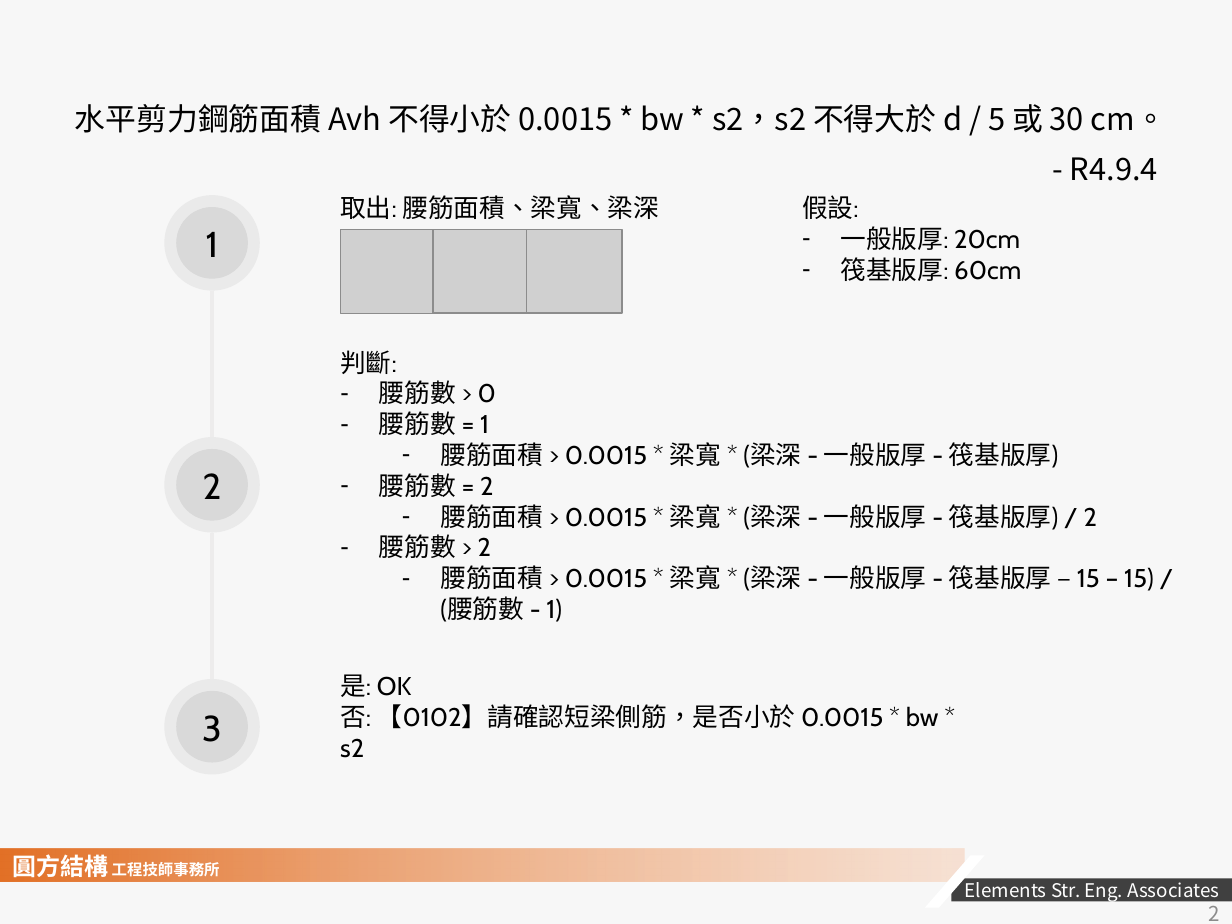
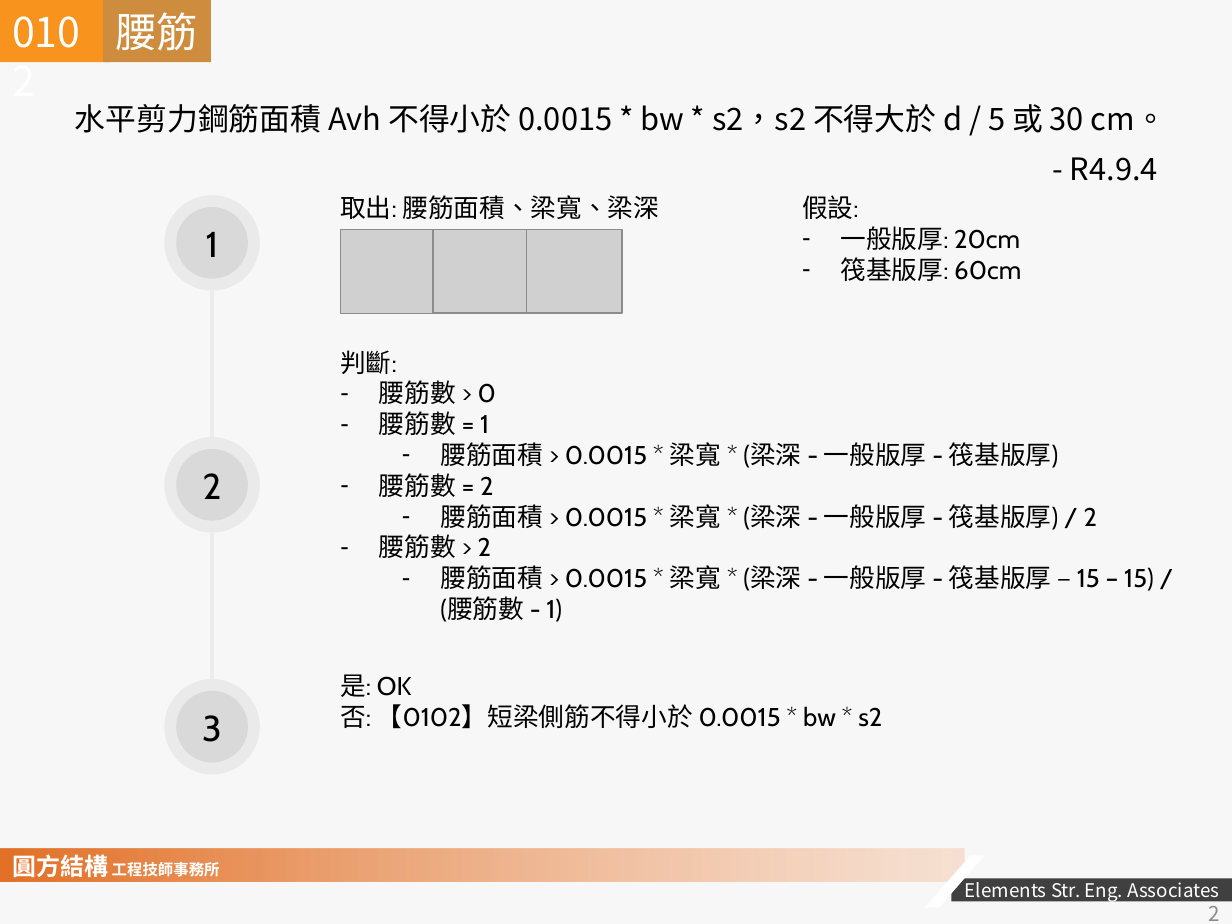
Before and after one commit to skyran1278/VbaProject, a slide deck: slide 2 of 20170524_RCScan/2018-1207 RC SCAN 說明文件.pptx. Drawn at 1232x924 pixels with LibreOffice and Linux fonts; fonts in the diff are those of the drawing; grey boxes stand for pictures; background and template pictures are left out. Boxes give left, top, right and bottom in pixels: in the first picture for what was removed or moved away, otherwise in the second. Text is boxed around its words. In the diff, an @@ line names an element or a change of style, - is before the commit and + after.

```diff
--- a/20170524_RCScan/2018-1207 RC SCAN 說明文件.pptx
+++ b/20170524_RCScan/2018-1207 RC SCAN 說明文件.pptx
@@ rectangle added at (0, 0, 110, 62), fill #F8931D, 24 pt, text #FFFFFF @@
+0102
@@ rectangle added at (103, 0, 212, 62), fill #CE8D3E, 24 pt, text #FFFFFF @@
+腰筋
@@ text at (340, 704, 882, 729): text changed @@
-否: 【0102】請確認短梁側筋，是否小於 0.0015 * bw * s2
+否: 【0102】短梁側筋不得小於 0.0015 * bw * s2
```
Also in this commit, not shown: 5 other slides changed, 17 slides added, 8 slides removed, 2 other files.
